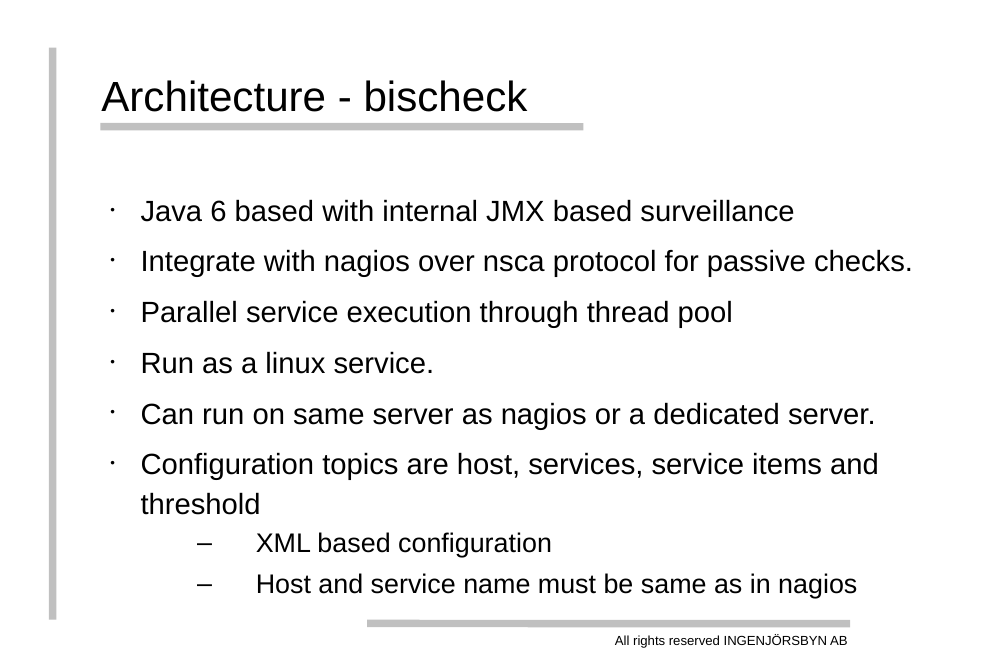
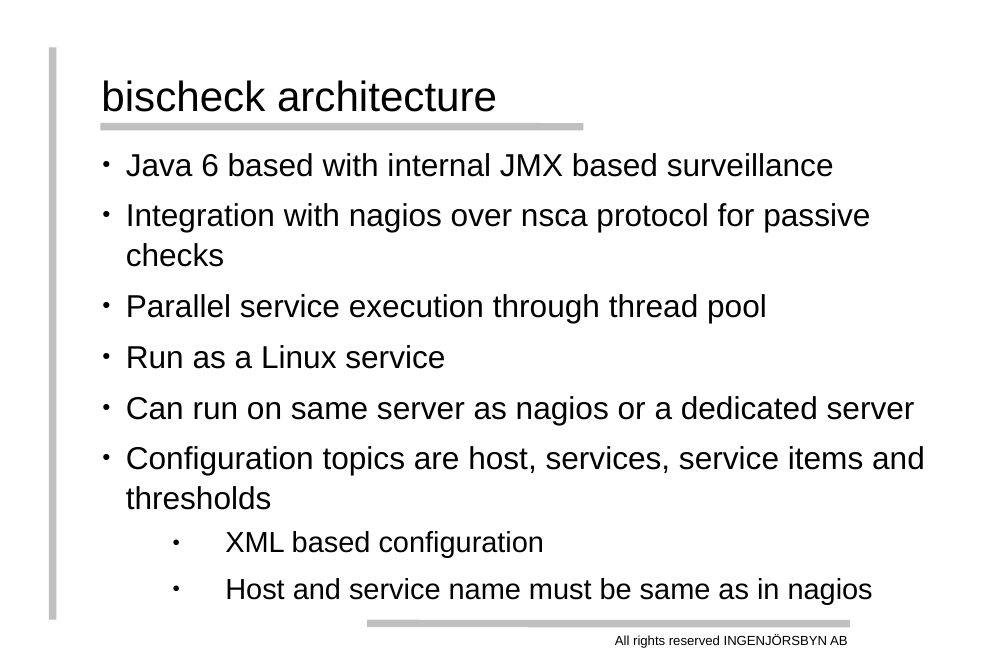
Before and after one commit to thenodon/bischeck, a slide deck: slide 21 of doc/bischeck.ppt. Drawn at 1008x672 pixels with LibreOffice and Linux fonts; fonts in the diff are those of the drawing; background and template pictures are left out. Boxes give left, top, right and bottom in pixels: in the first picture for what was removed or moved away, otherwise in the second. Text is boxed around its words. In the diff, an @@ line names an element or a change of style, - is before the commit and + after.

```diff
--- a/doc/bischeck.ppt
+++ b/doc/bischeck.ppt
@@ title at [101, 80, 497, 112]: text changed @@
-Architecture - bischeck
+bischeck architecture
@@ text "Java 6 based with internal ...": place and size @@
-text "Java 6 based with internal ..." at [141, 199, 913, 598]
+text "Java 6 based with internal ..." at [126, 153, 925, 604]
@@ text at [126, 153, 873, 604]: size 22.2 to 24 pt in "Java 6 based with internal JMX based ...", "Parallel service execution through thread pool"; size 20.4 to 22 pt in "XML based configuration", "Host and service name must be same ..."; bullet • to ●; bullet – to ●; line spacing 0.83 to 0.93 @@
@@ text at [126, 203, 870, 267]: text changed; size 22.2 to 24 pt @@
-• Integrate with nagios over nsca protocol for passive checks.
+● Integration with nagios over nsca protocol for passive checks
@@ text at [126, 345, 925, 510]: text changed; size 22.2 to 24 pt @@
-• Run as a linux service.
-• Can run on same server as nagios or a dedicated server.
-• Configuration topics are host, services, service items and threshold
+● Run as a Linux service
+● Can run on same server as nagios or a dedicated server
+● Configuration topics are host, services, service items and thresholds
```
Also in this commit, not shown: 20 other slides changed, 1 slide added, 1 slide removed, 1 other file.
